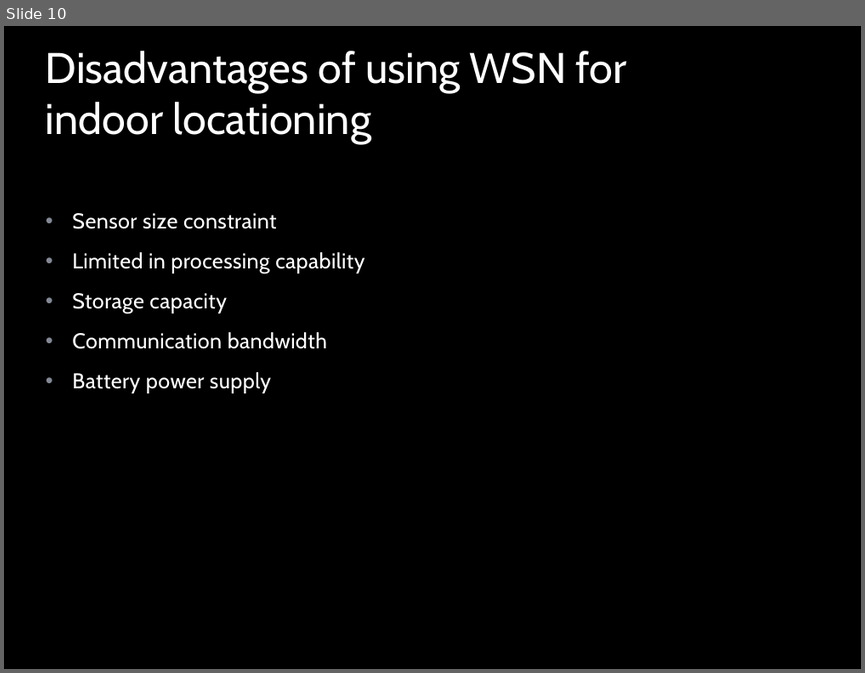
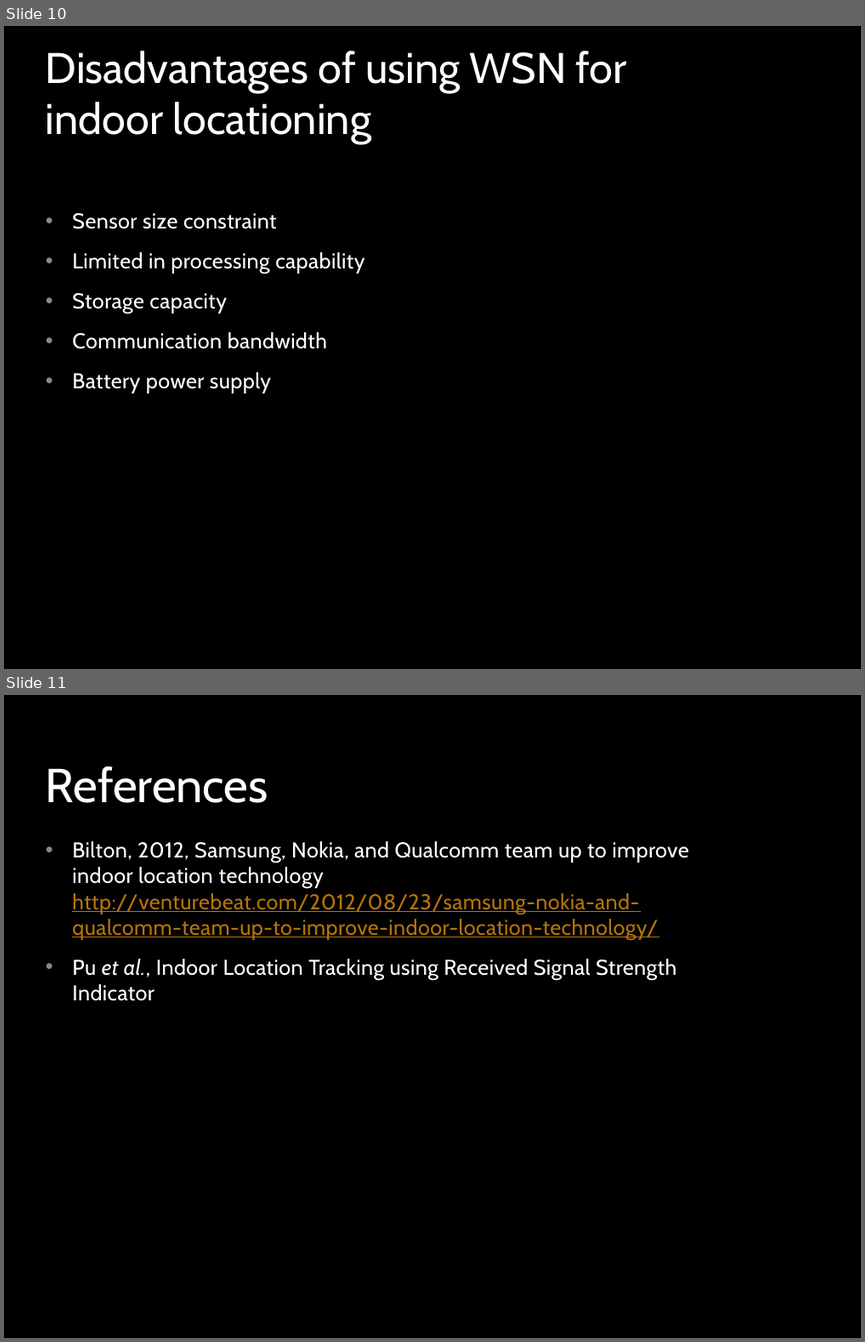
Before and after one commit to muadibbm/WifiIP, a slide deck: ppt/Indoor Locationing.pptx. Shown one above the other, each under a label of ours: slide 10 before the commit, slides 10 and 11 after it. The pictures are 865x673 and 865x1342 pixels, drawn with LibreOffice and Linux fonts; fonts in the diff are those of the drawing; background and template pictures are left out. Boxes give left, top, right and bottom in pixels: in the first picture for what was removed or moved away, otherwise in the second. Text is boxed around its words. In the diff, an @@ line names an element or a change of style, - is before the commit and + after.

```diff
--- a/ppt/Indoor Locationing.pptx
+++ b/ppt/Indoor Locationing.pptx
@@ slide 11 added at [4,695,861,1338], background picture (left out); not listed: 1 template element that a slide beside it also shows @@
@@ title added at [46,766,268,803], 40 pt, text #FFFFFF @@
+References
@@ text added at [72,841,688,1001], 18 pt, text #FFFFFF @@
+• Bilton, 2012, Samsung, Nokia, and Qualcomm team up to improve indoor location technology
+  http://venturebeat.com/2012/08/23/samsung-nokia-and-qualcomm-team-up-to-improve-indoor-location-technology/
+• Pu et al., Indoor Location Tracking using Received Signal Strength Indicator
```
Also in this commit, not shown: 2 slides changed, 1 other slide added, 3 slides removed, 2 other files.
